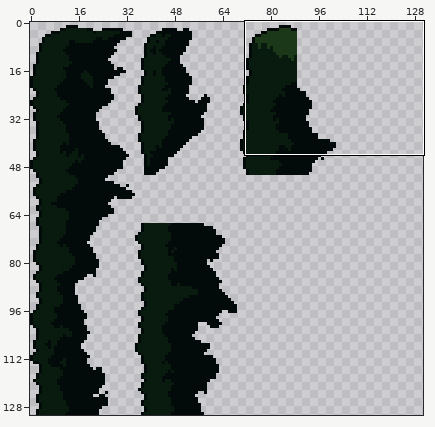
Sprite sheet -- Assets/_Spritesheets/ArtProof/_Tile_Ivy.png. The picture above shows the old version from afar; the outline marks the close-up.
Close-up. As it was:
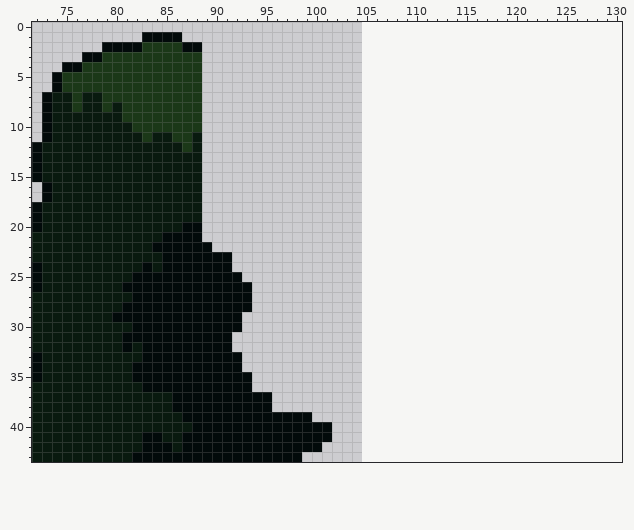
The file is 105x131 pixels. Colours within 5 levels of each other are drawn and written as one. Shown: x 72..130, y 0..43. The old version is drawn lined up with the new one, on the new canvas. The wide view leaves out empty margins. The commit also changed other parts of the picture, which this record leaves out.
New version:
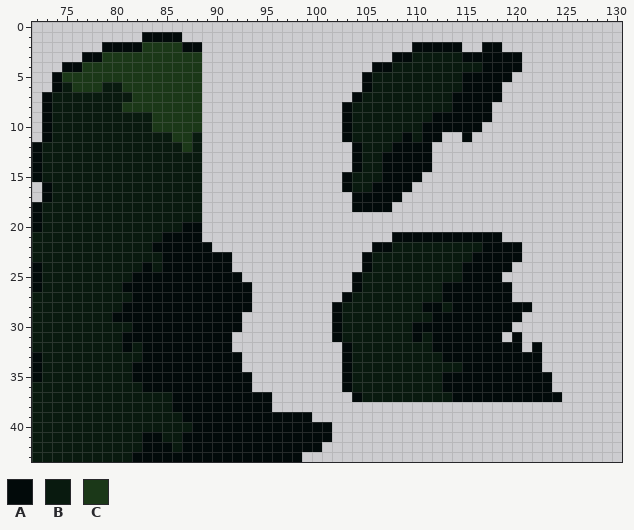
Palette (. is transparent): A #020a0a  B #091a0f  C #1b3818
The exact change:
{"change": "canvas 105x131 -> 137x131"}
{"y":2,"x":110,"old":".....","new":"AAAAA"}
{"y":2,"x":117,"old":"..","new":"AA"}
{"y":3,"x":108,"old":".............","new":"AABBBBBAAAAAA"}
{"y":4,"x":106,"old":"...............","new":"AABBBBBBBBBAAAA"}
{"y":5,"x":105,"old":"...............","new":"ABBBBBBBBBAAAAA"}
{"y":6,"x":75,"old":"C","new":"B"}
{"y":6,"x":79,"old":"CC","new":"BB"}
{"y":6,"x":105,"old":"..............","new":"ABBBBBBBBBAAAA"}
{"y":7,"x":76,"old":"C","new":"B"}
{"y":7,"x":79,"old":"CCC","new":"BBB"}
{"y":7,"x":104,"old":"...............","new":"ABBBBBBBBBAAAAA"}
{"y":8,"x":76,"old":"C","new":"B"}
{"y":8,"x":79,"old":"C","new":"B"}
{"y":8,"x":103,"old":"...............","new":"ABBBBBBBBBBAAAA"}
{"y":9,"x":81,"old":"CCC","new":"BBB"}
{"y":9,"x":103,"old":"...............","new":"ABBBBBBBBAAAAAA"}
{"y":10,"x":82,"old":"CC","new":"BB"}
{"y":10,"x":103,"old":"..............","new":"ABBBBBBBAAAAAA"}
{"y":11,"x":83,"old":"C","new":"B"}
{"y":11,"x":103,"old":"..........","new":"ABBBBBABAA"}
{"y":11,"x":115,"old":".","new":"A"}
{"y":12,"x":104,"old":"........","new":"ABBBAAAA"}
{"y":13,"x":104,"old":"........","new":"ABBAAAAA"}
{"y":14,"x":104,"old":"........","new":"ABBAAAAA"}
{"y":15,"x":103,"old":"........","new":"ABBBAAAA"}
{"y":16,"x":103,"old":".......","new":"ABBAAAA"}
{"y":17,"x":104,"old":".....","new":"AAAAA"}
{"y":18,"x":104,"old":"....","new":"AAAA"}
{"y":21,"x":108,"old":"...........","new":"AAAAAAAAAAA"}
{"y":22,"x":106,"old":"...............","new":"AABBBBBBBBBAAAA"}
{"y":23,"x":105,"old":"................","new":"ABBBBBBBBBBAAAAA"}
{"y":24,"x":105,"old":"...............","new":"ABBBBBBBBBAAAAA"}
{"y":25,"x":104,"old":"...............","new":"ABBBBBBBBBBAAAA"}
{"y":26,"x":104,"old":"................","new":"ABBBBBBBBAAAAAAA"}
{"y":27,"x":103,"old":".................","new":"ABBBBBBBBBAAAAAAA"}
{"y":28,"x":102,"old":"....................","new":"ABBBBBBBBAABAAAAAAAA"}
{"y":29,"x":102,"old":"...................","new":"ABBBBBBBBBAAAAAAAAA"}
{"y":30,"x":102,"old":"..................","new":"ABBBBBBBAAAAAAAAAA"}
{"y":31,"x":102,"old":".................","new":"ABBBBBBBABAAAAAAA"}
{"y":31,"x":120,"old":".","new":"A"}
{"y":32,"x":103,"old":"..................","new":"ABBBBBBBBAAAAAAAAA"}
{"y":32,"x":122,"old":".","new":"A"}
{"y":33,"x":103,"old":"....................","new":"ABBBBBBBBBAAAAAAAAAA"}
{"y":34,"x":103,"old":"....................","new":"ABBBBBBBBBBBAAAAAAAA"}
{"y":35,"x":103,"old":".....................","new":"ABBBBBBBBBAAAAAAAAAAA"}
{"y":36,"x":103,"old":".....................","new":"ABBBBBBBBBAAAAAAAAAAA"}
{"y":37,"x":104,"old":".....................","new":"ABBBBBBBBBAAAAAAAAAAA"}
{"label":"added","picture_box":[332,42,562,402]}
{"label":"changed","picture_box":[62,82,152,142]}
